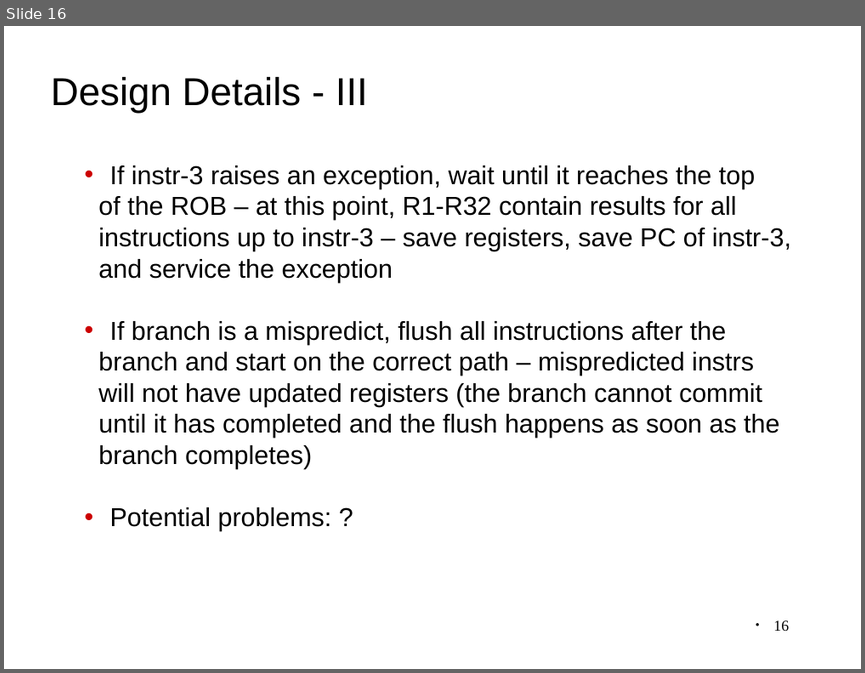
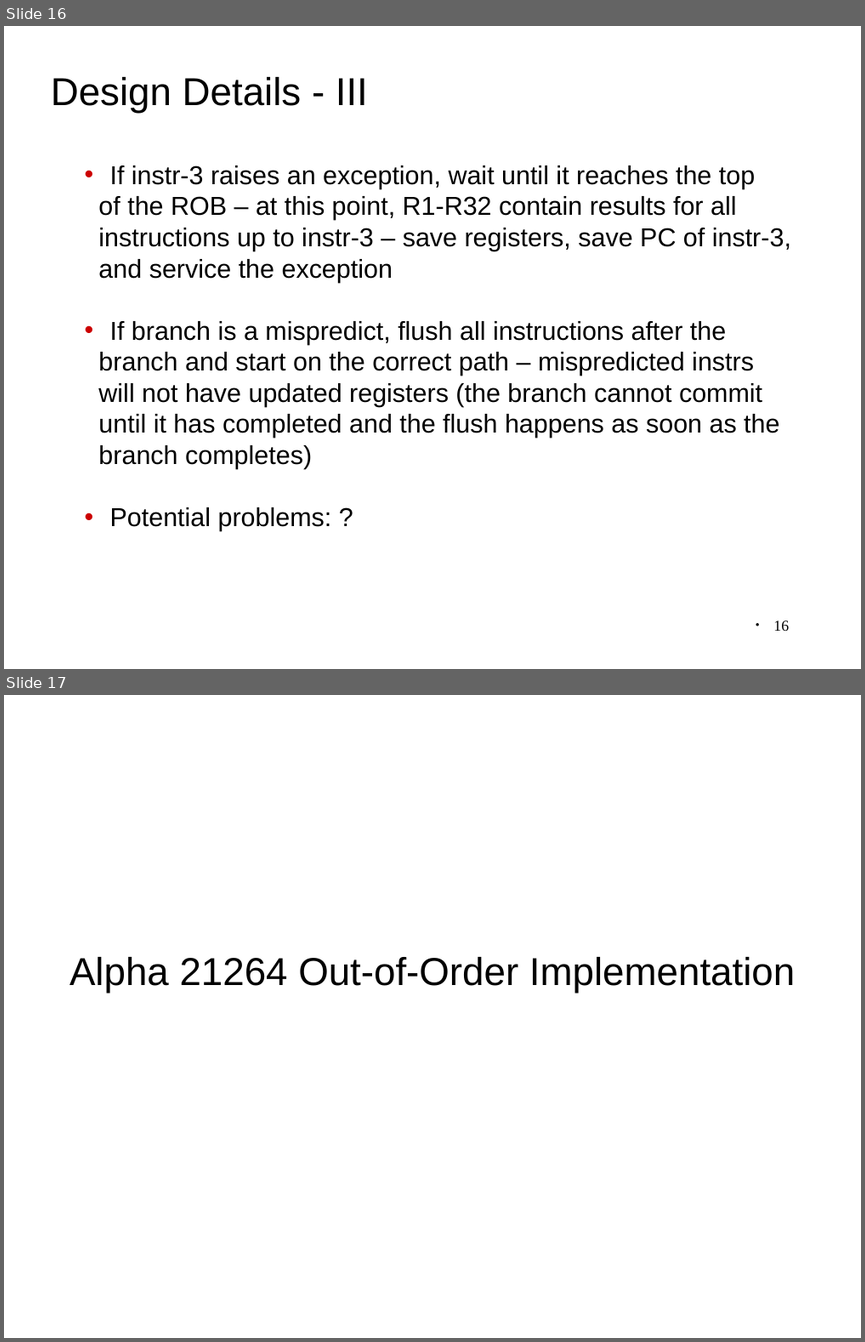
Before and after one commit to antonburtsev/cs3810, a slide deck: lectures/lecture13-branch-prediction/lecture13-branch-prediction.odp. Shown one above the other, each under a label of ours: slide 16 before the commit, slides 16 and 17 after it. The pictures are 865x673 and 865x1342 pixels, drawn with LibreOffice and Linux fonts; fonts in the diff are those of the drawing. Boxes give left, top, right and bottom in pixels: in the first picture for what was removed or moved away, otherwise in the second. Text is boxed around its words. In the diff, an @@ line names an element or a change of style, - is before the commit and + after.

```diff
--- a/lectures/lecture13-branch-prediction/lecture13-branch-prediction.odp
+++ b/lectures/lecture13-branch-prediction/lecture13-branch-prediction.odp
@@ slide 17 added at (x1=4, y1=695, x2=861, y2=1338), background #FFFFFF @@
@@ subtitle added at (x1=69, y1=957, x2=794, y2=993), 36 pt, text #000000 @@
+Alpha 21264 Out-of-Order Implementation
```
Also in this commit, not shown: 8 other slides added, 5 other files.
